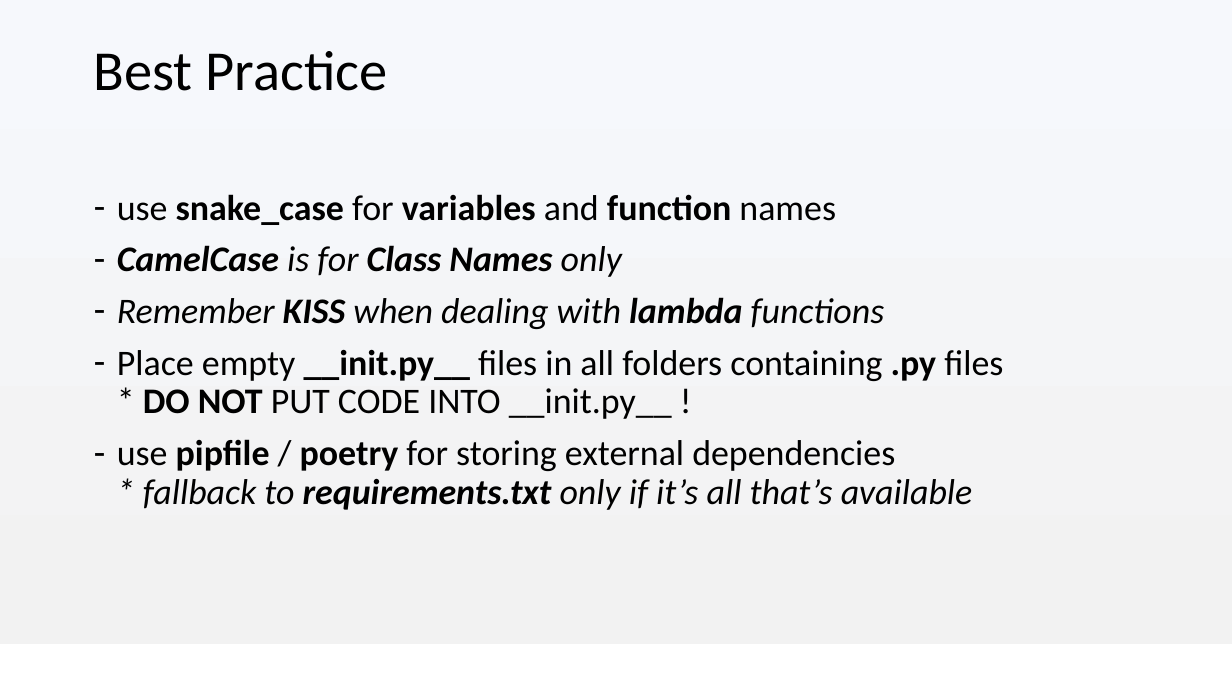
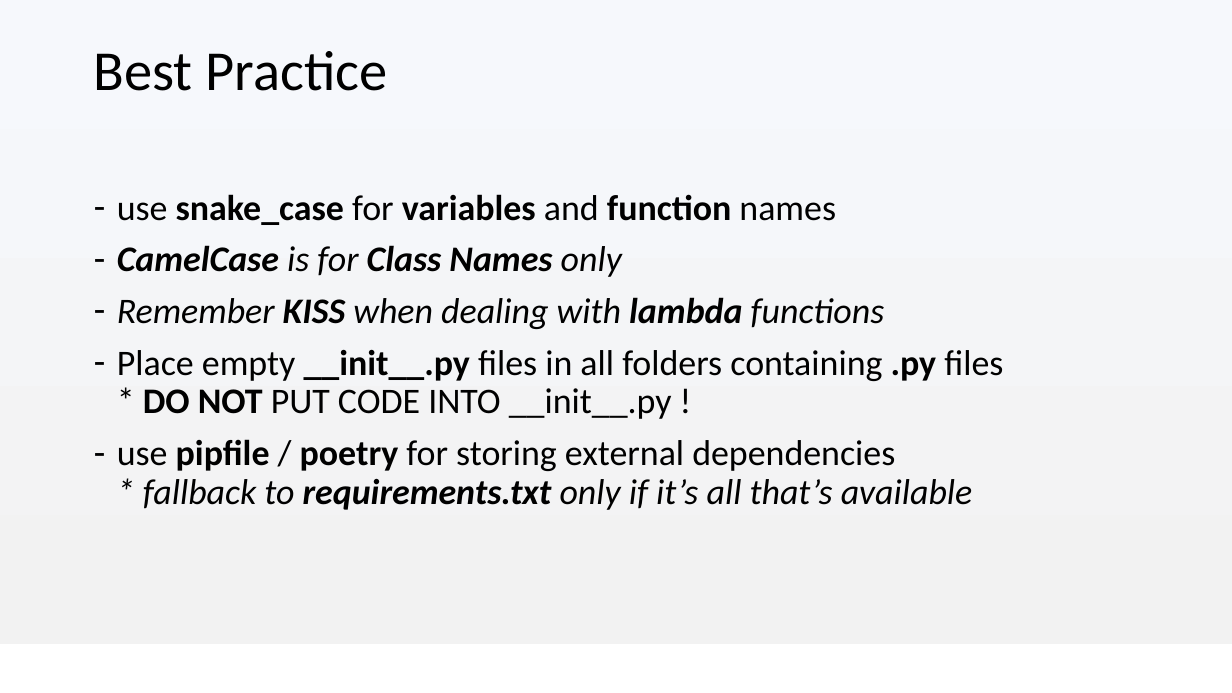
Before and after one commit to Anthony-Mckale/talks-presentations, a slide deck: slide 54 of academy/02-programming/03-Python-Programming-beyond-basics.pptx (slide 61 before the commit). Drawn at 1232x693 pixels with LibreOffice and Linux fonts; fonts in the diff are those of the drawing; background and template pictures are left out. Boxes give left, top, right and bottom in pixels: in the first picture for what was removed or moved away, otherwise in the second. Text is boxed around its words. In the diff, an @@ line names an element or a change of style, - is before the commit and + after.

```diff
--- a/academy/02-programming/03-Python-Programming-beyond-basics.pptx
+++ b/academy/02-programming/03-Python-Programming-beyond-basics.pptx
@@ text at (x1=117, y1=349, x2=1003, y2=419): text changed @@
-– Place empty __init.py__ files in all folders containing .py files
-  * DO NOT PUT CODE INTO __init.py__ !
+– Place empty __init__.py files in all folders containing .py files
+  * DO NOT PUT CODE INTO __init__.py !
```
Also in this commit, not shown: 1 other slide changed, 7 slides removed, 24 other files.
